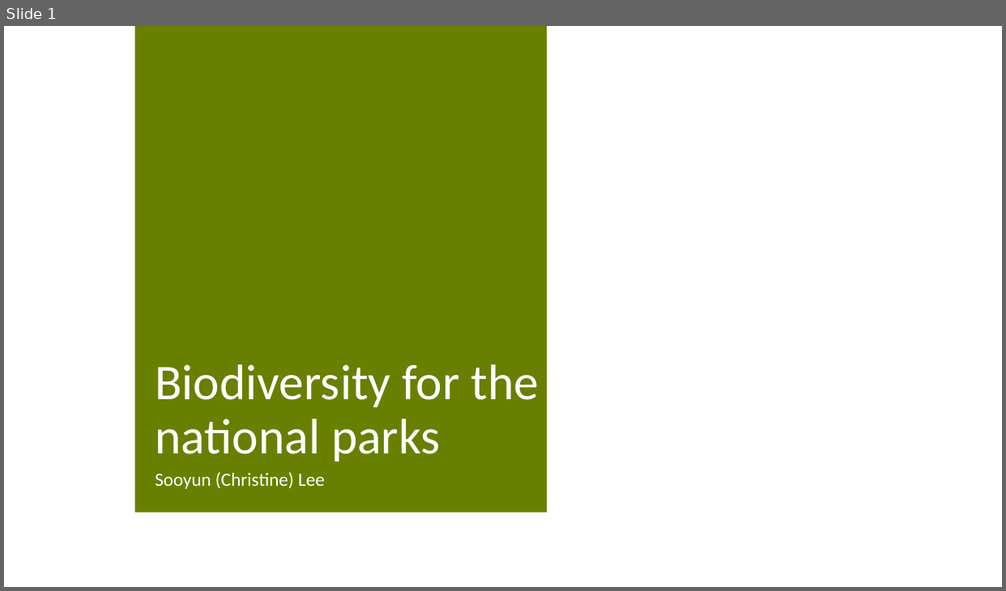
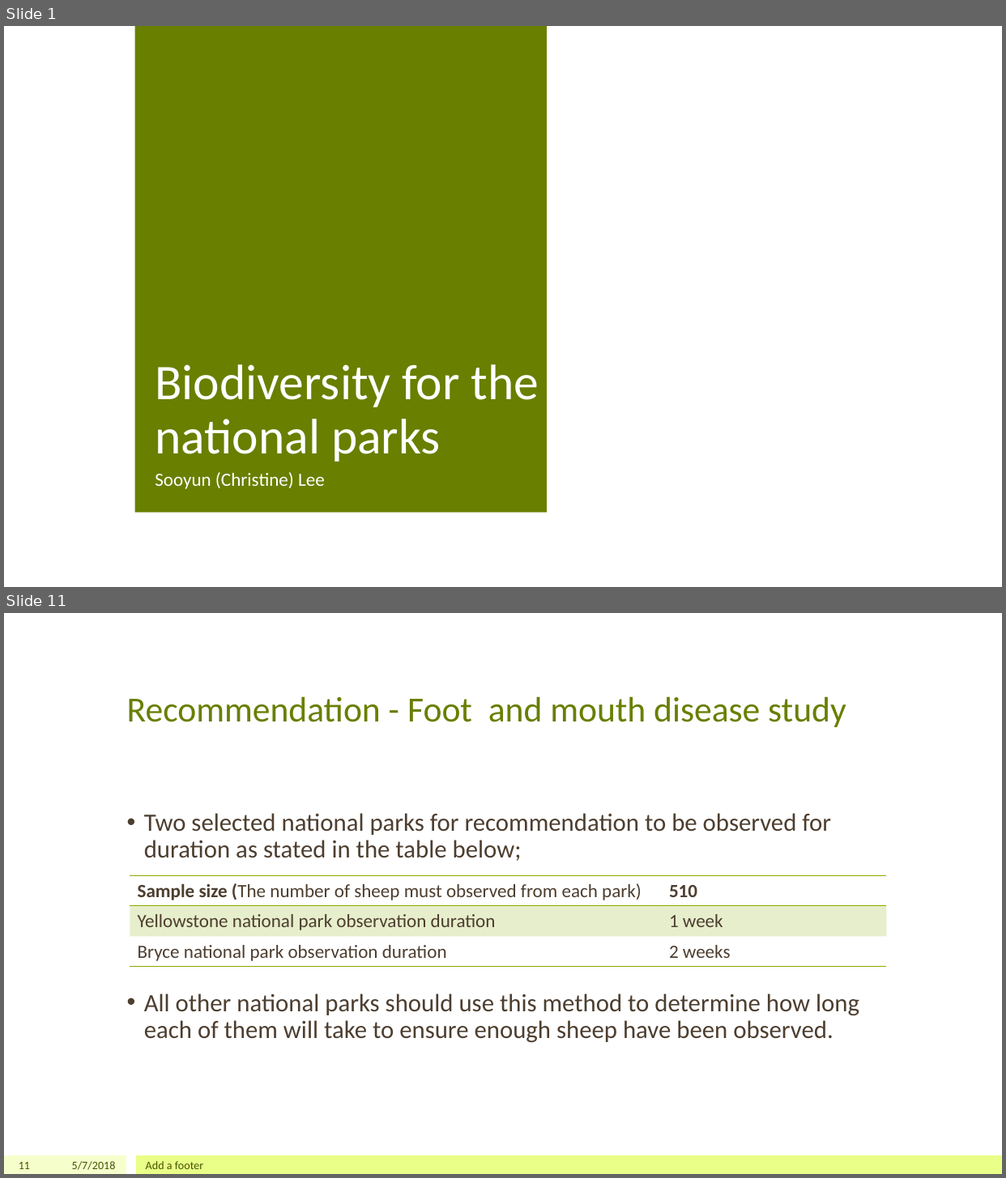
Before and after one commit to iamchristinelee/codeacademy, a slide deck: DataScience/Capstone/biodiversity.pptx. Shown one above the other, each under a label of ours: slide 1 before the commit, slides 1 and 11 after it; the slides between them are not shown. The pictures are 1006x591 and 1006x1178 pixels, drawn with LibreOffice and Linux fonts; fonts in the diff are those of the drawing; background and template pictures are left out. Boxes give left, top, right and bottom in pixels: in the first picture for what was removed or moved away, otherwise in the second. Text is boxed around its words. In the diff, an @@ line names an element or a change of style, - is before the commit and + after.

```diff
--- a/DataScience/Capstone/biodiversity.pptx
+++ b/DataScience/Capstone/biodiversity.pptx
@@ slide 11 added at (x1=4, y1=613, x2=1002, y2=1174), background #FFFFFF @@
@@ title added at (x1=127, y1=696, x2=846, y2=727), 34 pt, text #688000 @@
+Recommendation - Foot and mouth disease study
@@ text added at (x1=144, y1=813, x2=859, y2=1043), 24 pt, text #4D3E2F @@
+• Two selected national parks for recommendation to be observed for duration as stated in the table below;
+• All other national parks should use this method to determine how long each of them will take to ensure enough sheep have been observed.
@@ table added at (x1=130, y1=875, x2=887, y2=965), 3 rows, 2 columns @@
+Sample size (The number of sheep must observed from each park) | 510
+Yellowstone national park observation duration | 1 week
+Bryce national park observation duration | 2 weeks
@@ rectangle added at (x1=4, y1=1156, x2=127, y2=1174), fill #F6FFCC @@
@@ page number added at (x1=19, y1=1162, x2=30, y2=1169), 11 pt, text #455500 @@
+11
@@ text added at (x1=72, y1=1161, x2=116, y2=1170), 11 pt, text #455500 @@
+5/7/2018
@@ rectangle added at (x1=136, y1=1156, x2=1002, y2=1174), fill #E9FF88 @@
@@ text added at (x1=146, y1=1161, x2=203, y2=1169), 11 pt, text #455500 @@
+Add a footer
```
Also in this commit, not shown: 9 slides changed.
